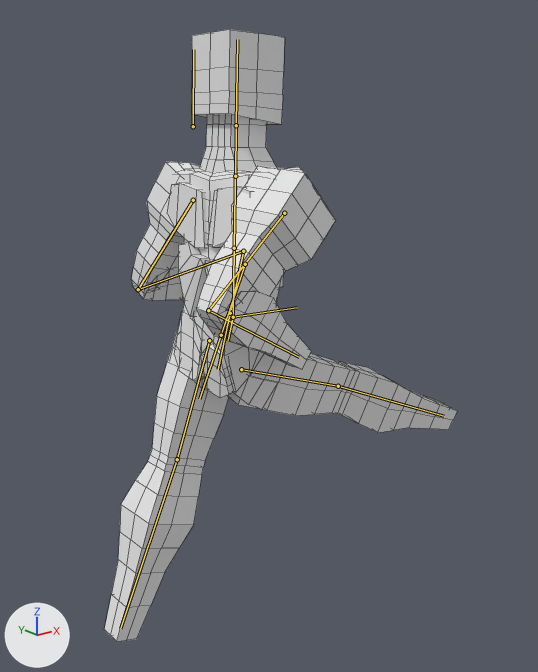
Renders of the FBX model Assets/Player/Cheeso/Cheeso.fbx from each side of a commit.
One viewpoint serves both versions: a 50 mm camera at (-13.5, -19.3, 18.6) aimed at (2.5, 0.7, 10.5). The lights are fixed; the arrows at lower left show +X, +Y and +Z. The older version comes first. Both versions are drawn at frame 10 of the action 'Walk'; the numbers are the values there. The bones that change, and the others that lie on the model, are drawn over the model as lines. Mesh edges are drawn as thin lines.

In view in the first picture: 'Body'.
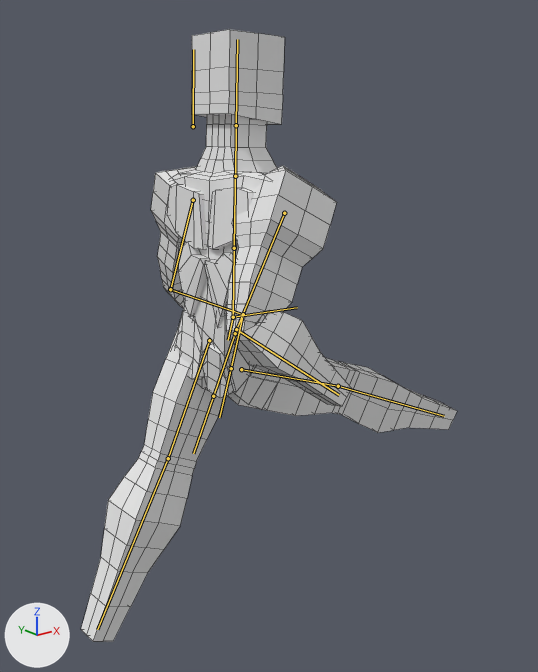
Changed parts and their boxes [x1, y1, x2, y2] in the pictures (538 x 672 px):
'Body', posed (6% wider)
    before: [104, 29, 457, 641]
    after: [81, 29, 457, 642]
bone 'Arm.R', root to tip
    before: (284, 213) to (208, 310)
    after: (284, 213) to (236, 329)
bone 'Forearm.R', root to tip
    before: (208, 310) to (299, 357)
    after: (236, 329) to (339, 395)
bone 'Arm.L', root to tip
    before: (193, 200) to (138, 289)
    after: (193, 200) to (170, 289)
bone 'Forearm.L', root to tip
    before: (138, 289) to (243, 251)
    after: (170, 289) to (243, 314)
bone 'Leg.L', root to tip
    before: (209, 340) to (177, 459)
    after: (209, 340) to (168, 458)

Patch to the scene script:
```diff
--- a/Assets/Player/Cheeso/Cheeso.fbx.py
+++ b/Assets/Player/Cheeso/Cheeso.fbx.py
@@ bone_arm_r @@
 bone_arm_r = bpy.data.objects['Rig'].pose.bones['Arm.R']  # child of 'Chest'
-bone_arm_r.rotation_quaternion = (0.86, 0.332, -0.253, 0.295)  # degrees (33, -39, 26)
-bone_arm_r.scale = (0.94, 0.94, 0.94)
+bone_arm_r.rotation_quaternion = (0.928, 0.285, -0.11, 0.213)  # degrees (31, -19, 21)
+bone_arm_r.scale = (0.93, 0.93, 0.93)
@@ bone_forearm_r @@
 bone_forearm_r = bpy.data.objects['Rig'].pose.bones['Forearm.R']  # child of 'Arm.R'
-bone_forearm_r.rotation_quaternion = (0.657, 0.0, 0.0, -0.754)  # degrees (0, 0, -98)
+bone_forearm_r.rotation_quaternion = (0.788, 0.0, 0.0, -0.616)  # degrees (0, 0, -76)
@@ bone_arm_l @@
 bone_arm_l = bpy.data.objects['Rig'].pose.bones['Arm.L']  # child of 'Chest'
-bone_arm_l.rotation_quaternion = (0.976, -0.171, 0.008, 0.138)  # degrees (-19, 4, 15)
-bone_arm_l.scale = (0.94, 0.94, 0.94)
+bone_arm_l.rotation_quaternion = (0.983, -0.173, -0.022, -0.051)  # degrees (-20, -3, -5)
+bone_arm_l.scale = (0.93, 0.93, 0.93)
@@ bone_forearm_l @@
 bone_forearm_l = bpy.data.objects['Rig'].pose.bones['Forearm.L']  # child of 'Arm.L'
-bone_forearm_l.rotation_quaternion = (0.54, 0.0, 0.0, -0.842)  # degrees (0, 0, -115)
+bone_forearm_l.rotation_quaternion = (0.891, 0.0, 0.0, -0.453)  # degrees (0, 0, -54)
@@ bone_leg_l @@
 bone_leg_l = bpy.data.objects['Rig'].pose.bones['Leg.L']  # child of 'Hips'
-bone_leg_l.rotation_quaternion = (0.973, -0.139, -0.021, 0.184)  # degrees (-16, 1, 21)
+bone_leg_l.rotation_quaternion = (0.963, -0.139, -0.014, 0.229)  # degrees (-16, 2, 26)
```
